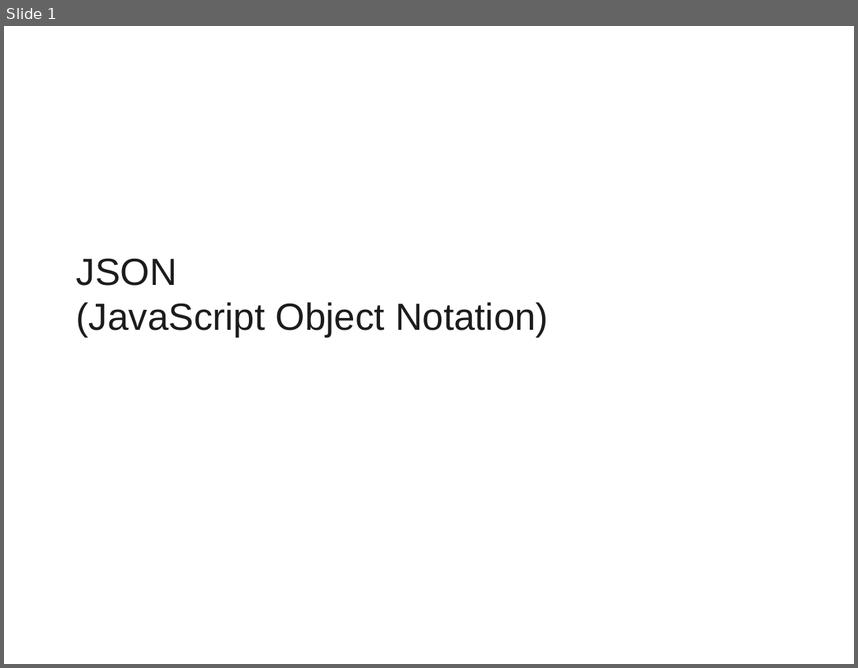
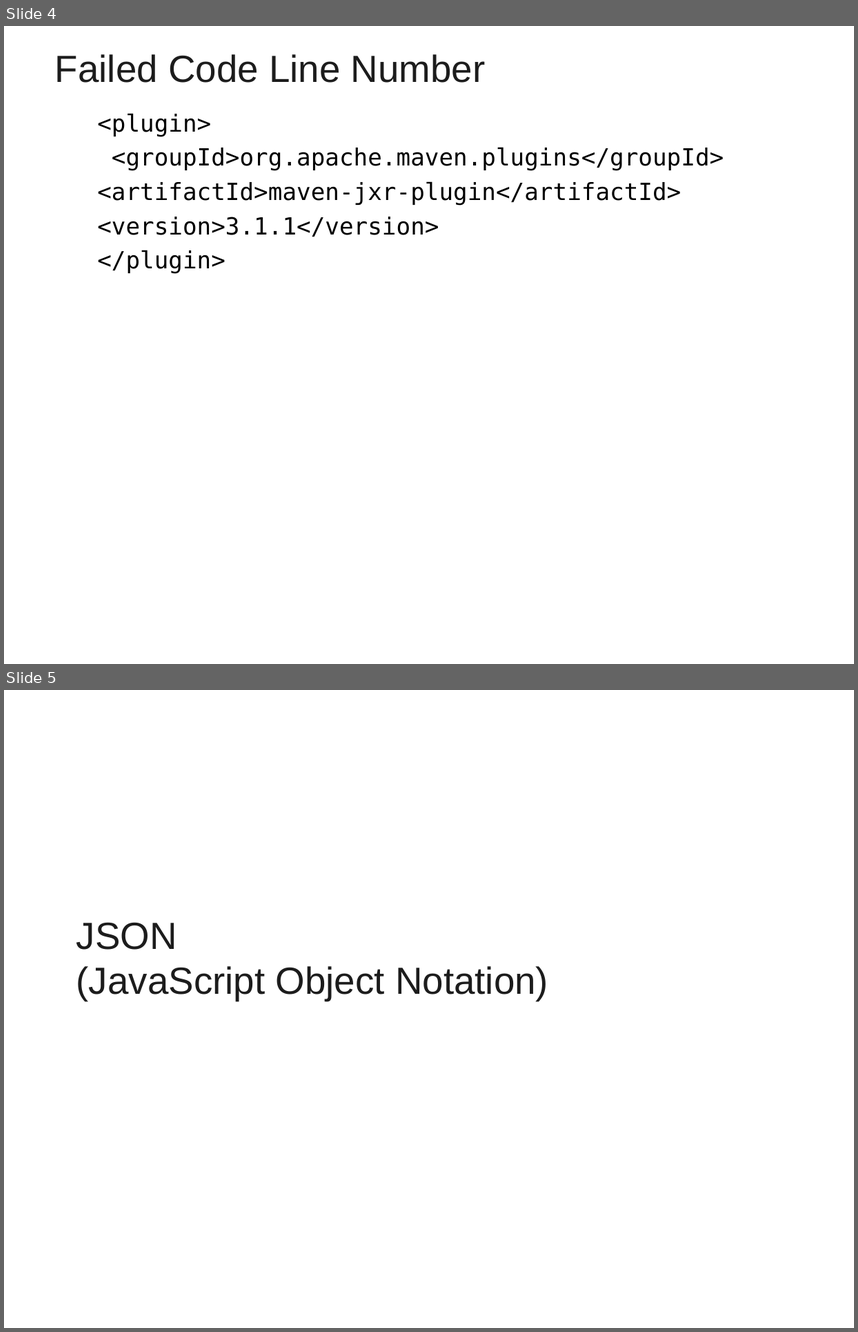
Before and after one commit to vatsank/freshers_sep_2022, a slide deck: Log4j.ppt. Shown one above the other, each under a label of ours: slide 1 before the commit, slides 4 and 5 after it. The pictures are 858x668 and 858x1332 pixels, drawn with LibreOffice and Linux fonts; fonts in the diff are those of the drawing; background and template pictures are left out. Boxes give left, top, right and bottom in pixels: in the first picture for what was removed or moved away, otherwise in the second. Text is boxed around its words. In the diff, an @@ line names an element or a change of style, - is before the commit and + after.

```diff
--- a/Log4j.ppt
+++ b/Log4j.ppt
@@ slide 4 added at bbox=[4, 26, 854, 664], background picture (left out) @@
@@ title added at bbox=[55, 54, 486, 83], 32 pt, text #1C1C1C @@
+Failed Code Line Number
@@ text added at bbox=[97, 113, 724, 274], 20 pt, text #000000 @@
+  <plugin>
+  <groupId>org.apache.maven.plugins</groupId>
+  <artifactId>maven-jxr-plugin</artifactId>
+  <version>3.1.1</version>
+  </plugin>
@@ what was slide 1 is now slide 5 @@
```
Also in this commit, not shown: 7 slides changed, 4 other slides added, 2 slides removed.
